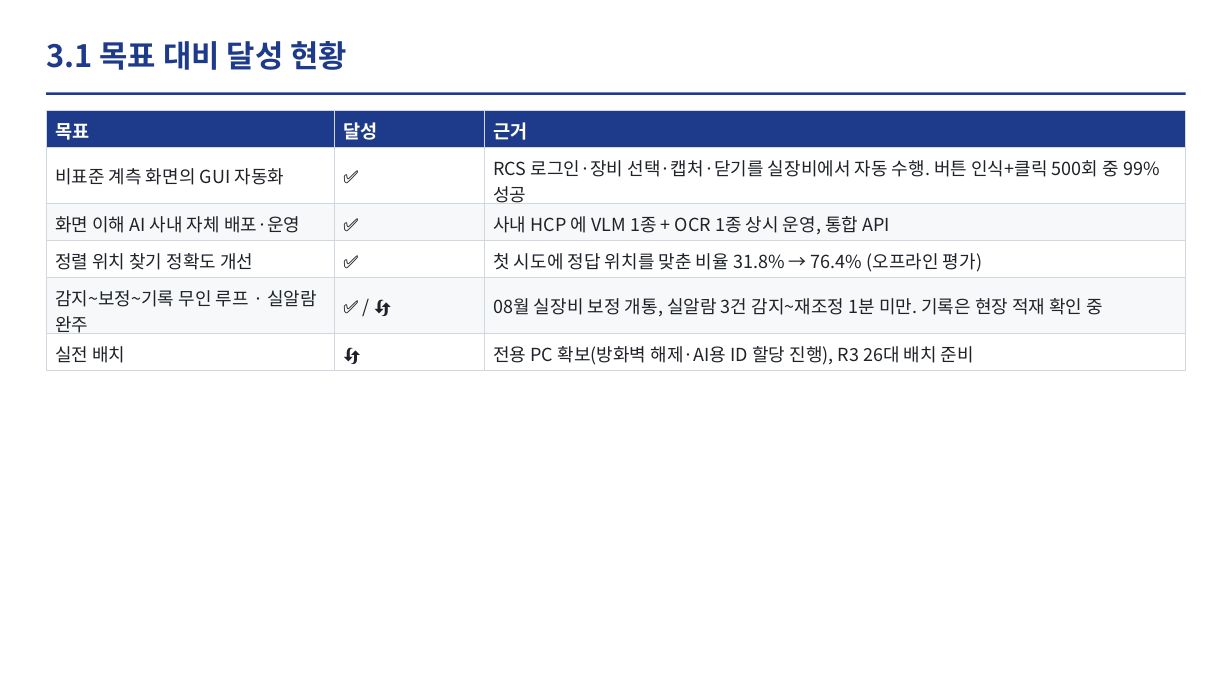
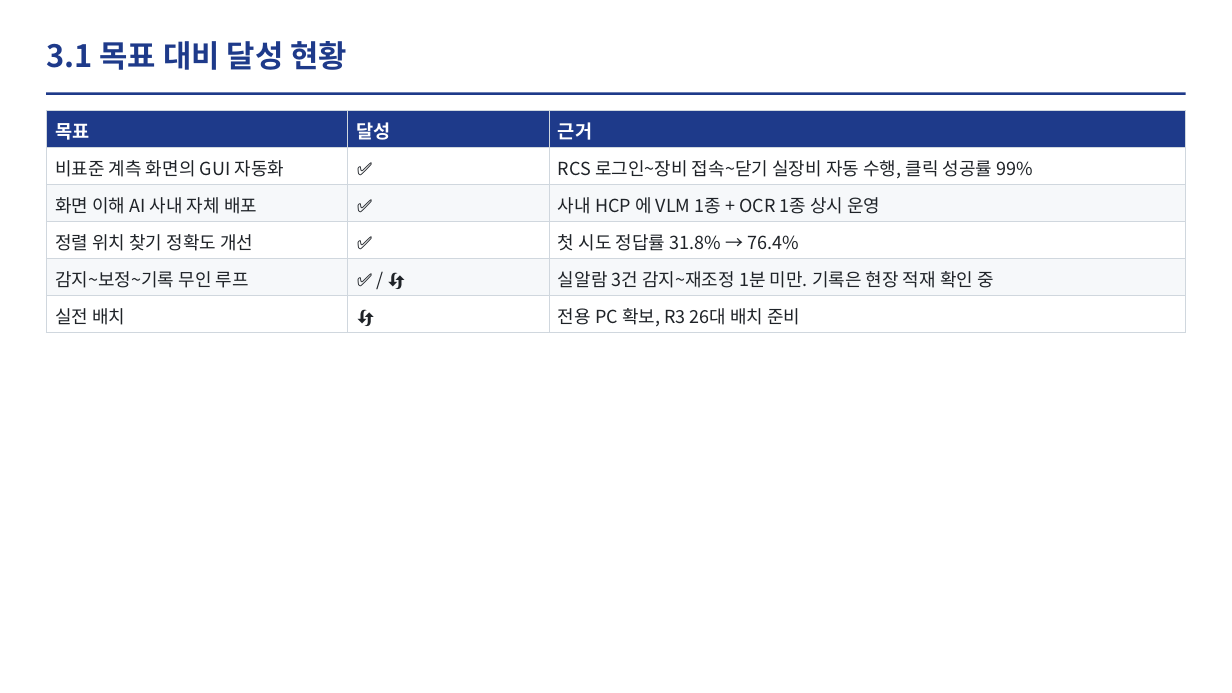
Before and after one commit to DarrenKoi/auto_recipe_creator, a slide deck: slide 7 of docs/project_progress/img/07/07_slides.pptx. Drawn at 1232x693 pixels with LibreOffice and Linux fonts; fonts in the diff are those of the drawing. Boxes give left, top, right and bottom in pixels: in the first picture for what was removed or moved away, otherwise in the second. Text is boxed around its words. In the diff, an @@ line names an element or a change of style, - is before the commit and + after.

```diff
--- a/docs/project_progress/img/07/07_slides.pptx
+++ b/docs/project_progress/img/07/07_slides.pptx
@@ table at (x1=46, y1=111, x2=1186, y2=333) @@
-row 2, column 3: RCS 로그인·장비 선택·캡처·닫기를 실장비에서 자동 수행. 버튼 인식+클릭 500회 중 99% 성공
+row 2, column 3: RCS 로그인~장비 접속~닫기 실장비 자동 수행, 클릭 성공률 99%
-row 3, column 1: 화면 이해 AI 사내 자체 배포·운영
+row 3, column 1: 화면 이해 AI 사내 자체 배포
-row 3, column 3: 사내 HCP 에 VLM 1종 + OCR 1종 상시 운영, 통합 API
+row 3, column 3: 사내 HCP 에 VLM 1종 + OCR 1종 상시 운영
-row 4, column 3: 첫 시도에 정답 위치를 맞춘 비율 31.8% → 76.4% (오프라인 평가)
+row 4, column 3: 첫 시도 정답률 31.8% → 76.4%
-row 5, column 1: 감지~보정~기록 무인 루프 · 실알람 완주
+row 5, column 1: 감지~보정~기록 무인 루프
-row 5, column 3: 08월 실장비 보정 개통, 실알람 3건 감지~재조정 1분 미만. 기록은 현장 적재 확인 중
+row 5, column 3: 실알람 3건 감지~재조정 1분 미만. 기록은 현장 적재 확인 중
-row 6, column 3: 전용 PC 확보(방화벽 해제·AI용 ID 할당 진행), R3 26대 배치 준비
+row 6, column 3: 전용 PC 확보, R3 26대 배치 준비
```
Also in this commit, not shown: 2 other slides changed, 2 other files.
